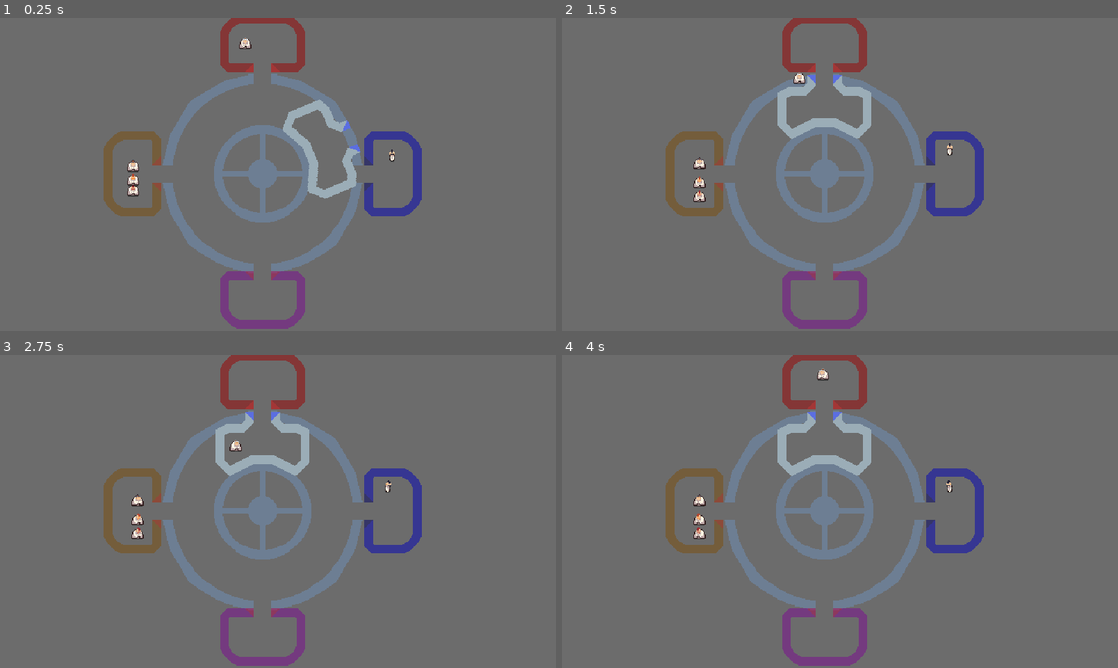
Above: before the commit, frames 1-4 (two rows, left to right).
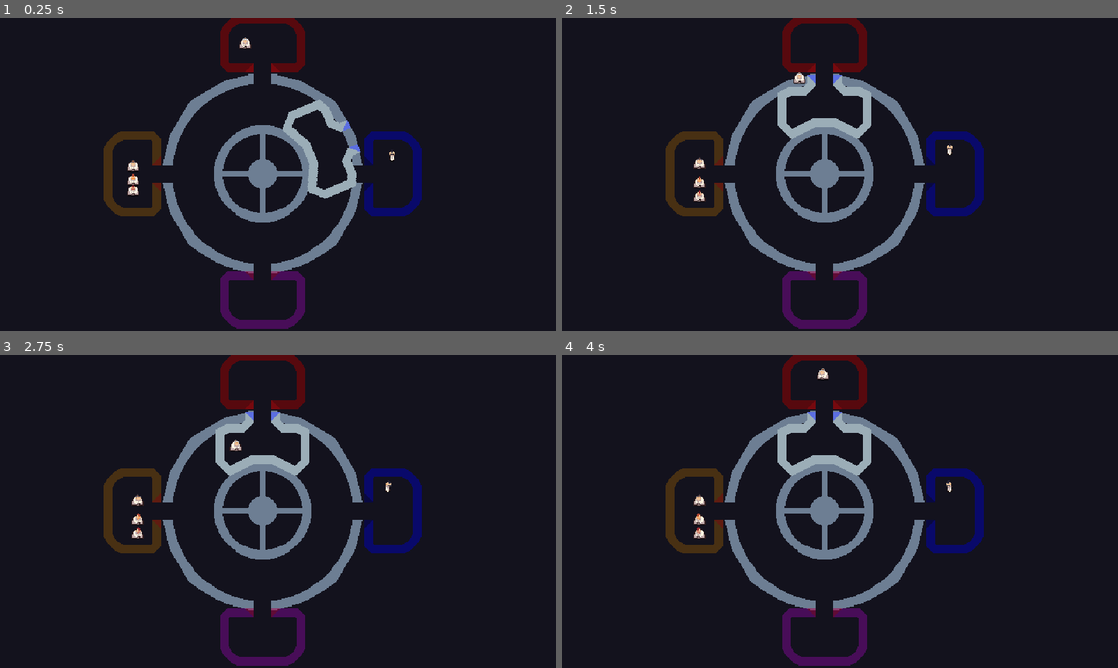
Above: after the commit, the same moments.

Repository: tehelka-gamedev/gmtk-2025
Game: Godot game, scene res://main.tscn
The game is run twice, just before and just after one commit, with the same random seed, the same clock (stepped at 60 frames per second) and the same inputs.
Inputs:
- Up to frame 1 (0.25 s): no input
- Up to frame 2 (1.5 s): tap Enter (open_door) at 0.5, 1.35 s; hold Right (ui_right) 0.53-1.28 s; tap Space (elevator_toggle_movement) at 0.6 s; hold Down (ui_down) from 1.28 s (still down)
- Up to frame 3 (2.75 s): release Down (ui_down) at 2.03 s; hold Right (ui_right) from 2.03 s (still down); tap Space (elevator_toggle_movement) at 2.1 s
- Up to frame 4 (4 s): tap Space (elevator_toggle_movement) at 2.75, 3.6 s; release Right (ui_right) at 2.78 s; hold Up (ui_up) 2.78-3.53 s; tap Enter (open_door) at 2.85, 3.5 s; hold Left (ui_left) from 3.53 s (still down)

The runs differ from the first frame. In frame 1, 94% of the frame differs, in the area x 0-100%, y 0-100%; in frame 2, 94%; in frame 3, 94%; in frame 4, 94%.

Commit message:
implement the background in main scene

Diff:
--- a/godot/main.tscn
+++ b/godot/main.tscn
@@ -1,7 +1,8 @@
-[gd_scene load_steps=7 format=3 uid="uid://dtidxkaetf78h"]
+[gd_scene load_steps=8 format=3 uid="uid://dtidxkaetf78h"]
 
 [ext_resource type="Script" uid="uid://cdo6vkw180fto" path="res://scripts/game_manager.gd" id="1_lquwl"]
 [ext_resource type="Texture2D" uid="uid://b8vqi0ufi13oa" path="res://sprites/spacestation.png" id="2_1bvp3"]
+[ext_resource type="Texture2D" uid="uid://b6nuk4e64hnsf" path="res://sprites/background.png" id="2_7mycd"]
 [ext_resource type="PackedScene" uid="uid://bixriv415q58j" path="res://objects/elevator.tscn" id="3_7mycd"]
 [ext_resource type="Texture2D" uid="uid://yb7xrfudbkkw" path="res://sprites/spacestation_n.png" id="3_lquwl"]
 [ext_resource type="PackedScene" uid="uid://dd5giy7mmmmxe" path="res://objects/room.tscn" id="4_272bh"]
@@ -17,14 +18,14 @@
 [node name="World" type="Node2D" parent="."]
 position = Vector2(-246, -143)
 
-[node name="ColorRect" type="ColorRect" parent="World"]
+[node name="Background" type="TextureRect" parent="World"]
 offset_left = 246.0
 offset_top = 143.0
 offset_right = 886.0
 offset_bottom = 503.0
-size_flags_horizontal = 4
-size_flags_vertical = 4
-color = Color(0.513726, 0.513726, 0.513726, 0.580392)
+size_flags_horizontal = 3
+size_flags_vertical = 3
+texture = ExtResource("2_7mycd")
 
 [node name="SpaceStation" type="Sprite2D" parent="World"]
 position = Vector2(548, 322)
